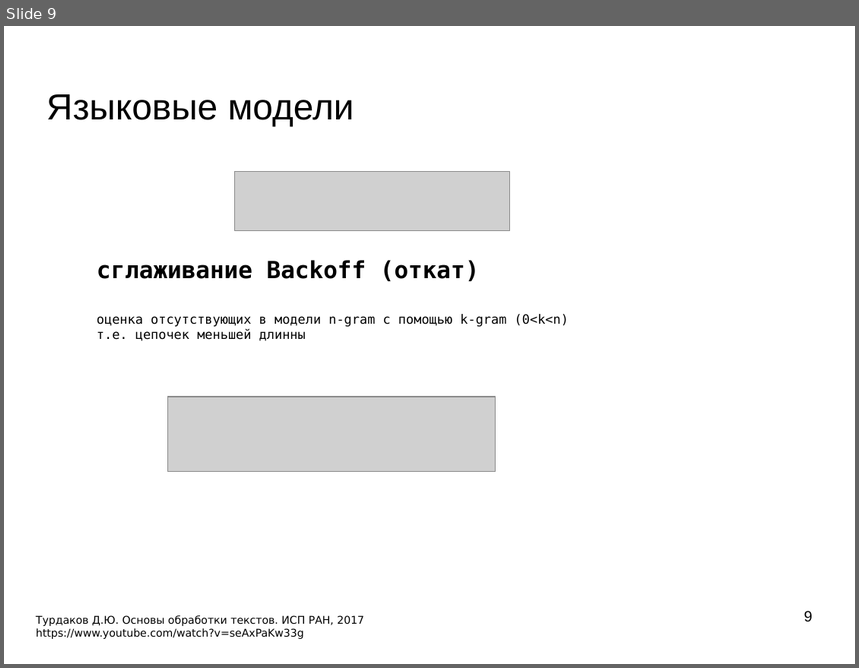
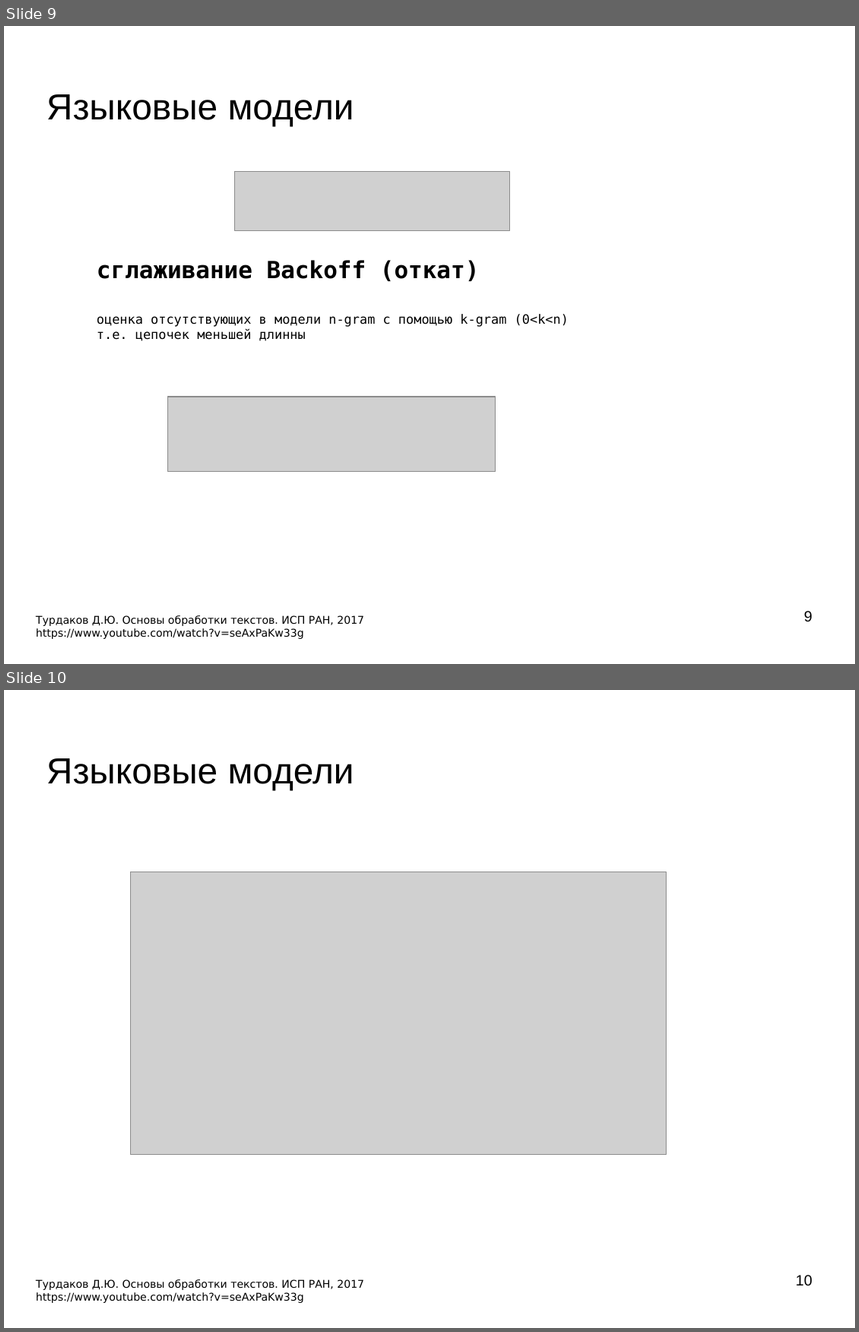
Before and after one commit to mechanoid5/ml_nlp_2022, a slide deck: 05-lang-model.odp. Shown one above the other, each under a label of ours: slide 9 before the commit, slides 9 and 10 after it. The pictures are 859x668 and 859x1332 pixels, drawn with LibreOffice and Linux fonts; fonts in the diff are those of the drawing; grey boxes stand for pictures; background and template pictures are left out. Boxes give left, top, right and bottom in pixels: in the first picture for what was removed or moved away, otherwise in the second. Text is boxed around its words. In the diff, an @@ line names an element or a change of style, - is before the commit and + after.

```diff
--- a/05-lang-model.odp
+++ b/05-lang-model.odp
@@ slide 10 added at box(4, 690, 855, 1328), background picture (left out) @@
@@ title added at box(47, 758, 354, 790), 33.9 pt, text #000000 @@
+Языковые модели
@@ picture added at box(131, 872, 667, 1155) @@
@@ text added at box(36, 1280, 364, 1303), 10 pt, text #000000 @@
+Турдаков Д.Ю. Основы обработки текстов. ИСП РАН, 2017
+https://www.youtube.com/watch?v=seAxPaKw33g
@@ page number added at box(796, 1275, 813, 1287), 14 pt, text #000000 @@
+10
```
Also in this commit, not shown: 3 slides changed, 5 other files.
